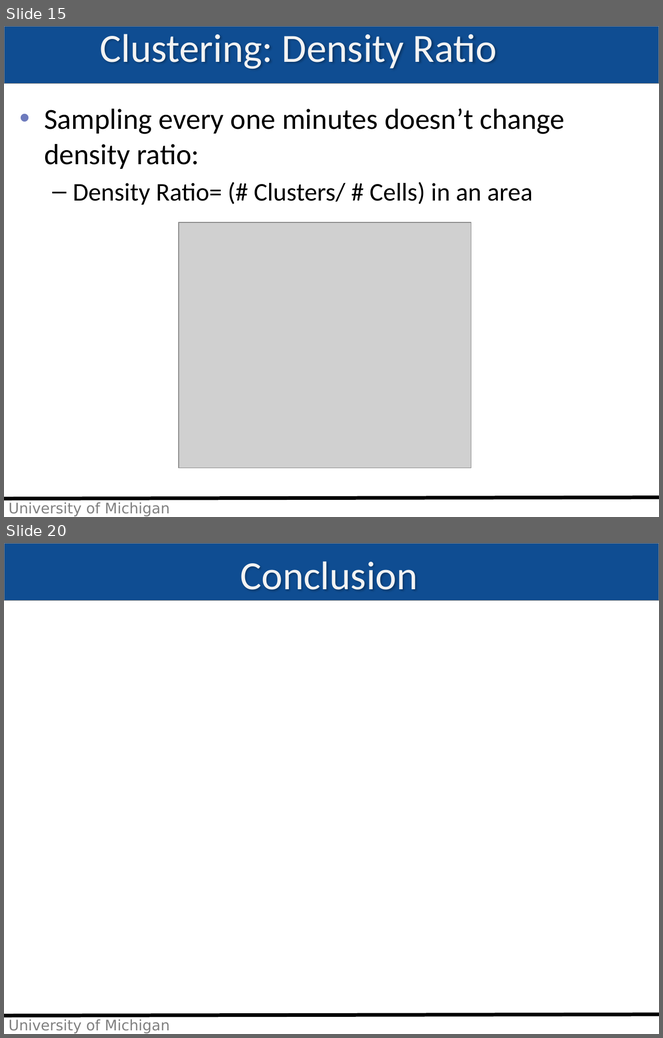
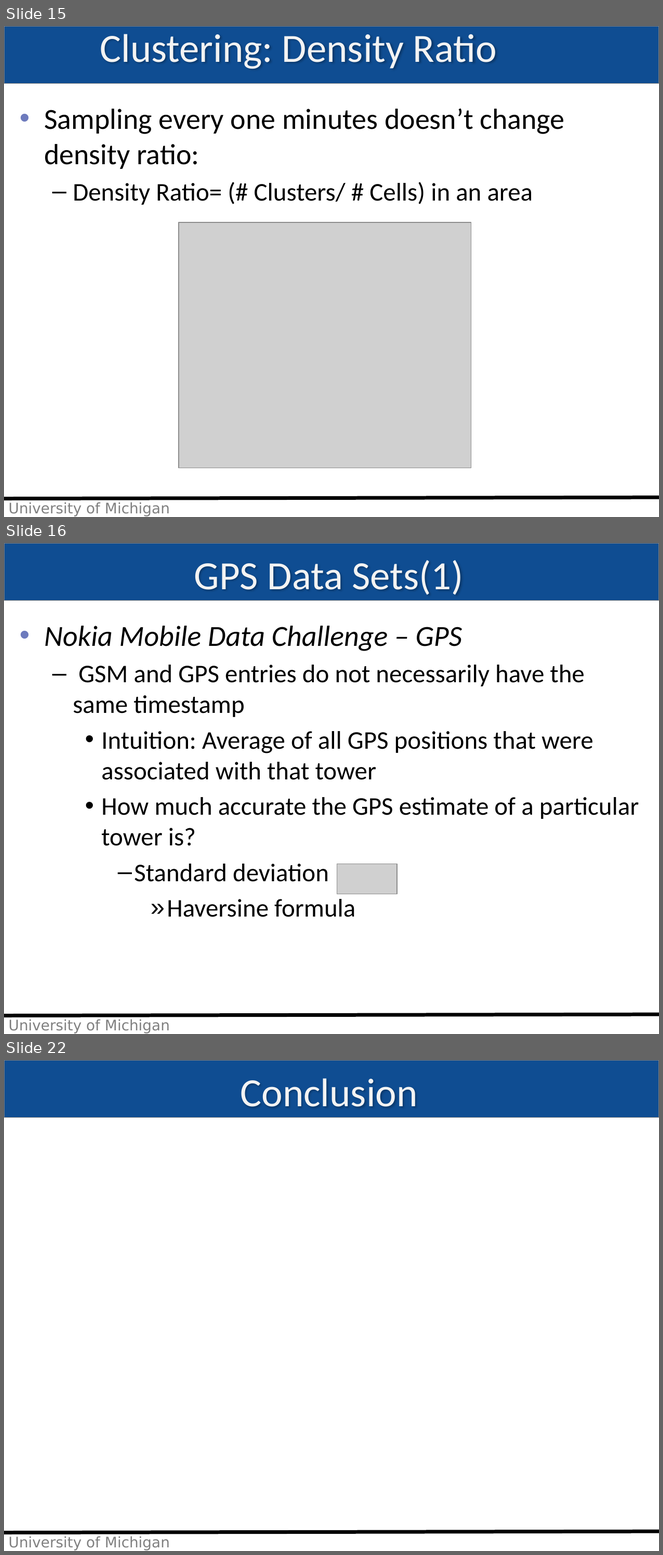
Before and after one commit to imehrdad2012/EECS589, a slide deck: Presentation/moradi_class19.pptx. Shown one above the other, each under a label of ours: slides 15 and 20 before the commit, slides 15, 16 and 22 after it; the slides between them are not shown. The pictures are 663x1038 and 663x1555 pixels, drawn with LibreOffice and Linux fonts; fonts in the diff are those of the drawing; grey boxes stand for pictures; background and template pictures are left out. Boxes give left, top, right and bottom in pixels: in the first picture for what was removed or moved away, otherwise in the second. Text is boxed around its words. In the diff, an @@ line names an element or a change of style, - is before the commit and + after.

```diff
--- a/Presentation/moradi_class19.pptx
+++ b/Presentation/moradi_class19.pptx
@@ slide 16 added at (4,543,659,1034), background picture (left out); not listed: 3 template elements that a slide beside it also shows @@
@@ title added at (194,560,464,595), 44 pt, text #F3F3F3 @@
+GPS Data Sets(1)
@@ text added at (44,626,639,917), 28 pt, text #000000 @@
+• Nokia Mobile Data Challenge – GPS
+  – GSM and GPS entries do not necessarily have the same timestamp
+    • Intuition: Average of all GPS positions that were associated with that tower
+    • How much accurate the GPS estimate of a particular tower is?
+      – Standard deviation
+        » Haversine formula
@@ picture added at (337,864,397,894) @@
@@ what was slide 20 is now slide 22 @@
```
Also in this commit, not shown: 9 slides changed, 4 other slides added, 3 slides removed.
